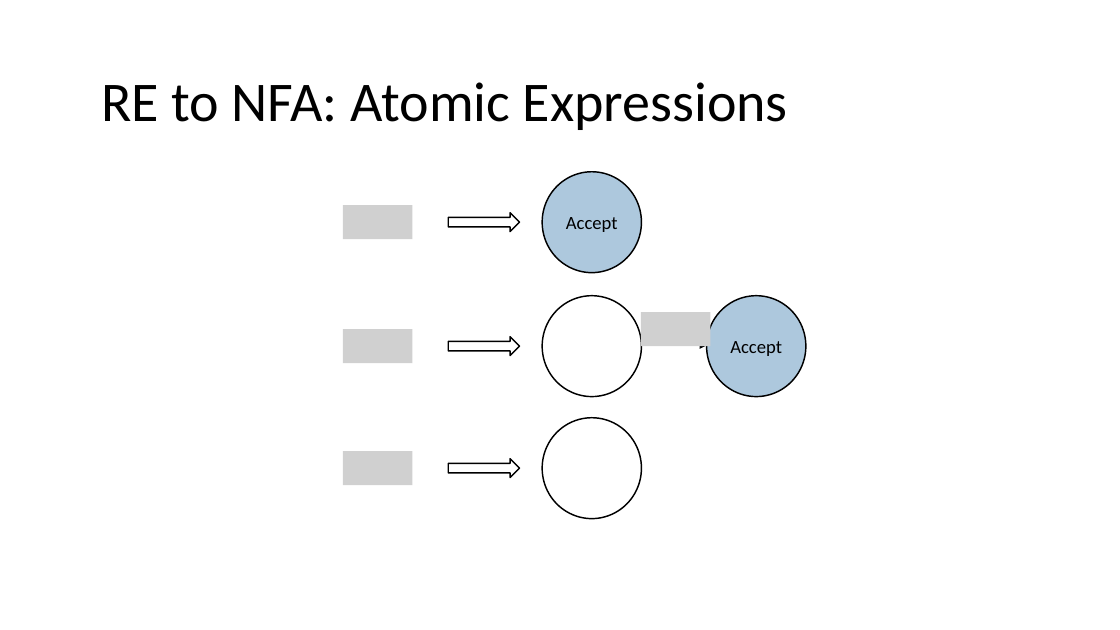
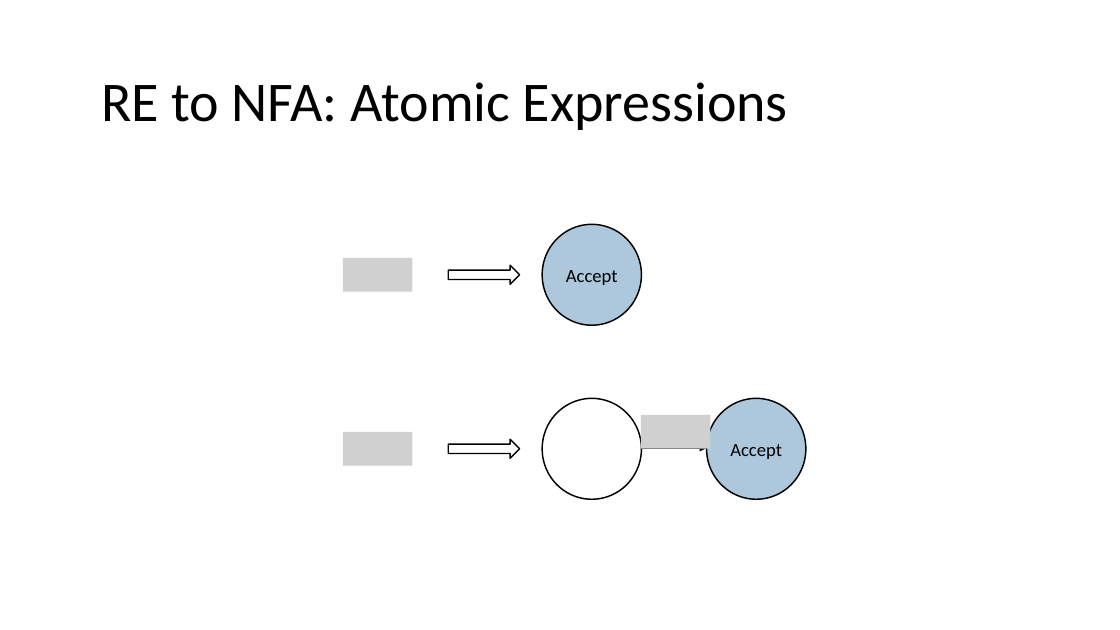
Before and after one commit to nivshani/compilation, a slide deck: slide 66 of slides/lexical_analysis.pptx. Drawn at 1120x630 pixels with LibreOffice and Linux fonts; fonts in the diff are those of the drawing; grey boxes stand for pictures. Boxes give left, top, right and bottom in pixels: in the first picture for what was removed or moved away, otherwise in the second. Text is boxed around its words. In the diff, an @@ line names an element or a change of style, - is before the commit and + after.

```diff
--- a/slides/lexical_analysis.pptx
+++ b/slides/lexical_analysis.pptx
@@ picture removed at [343, 205, 413, 239] @@
@@ ellipse "Accept": place and size @@
-ellipse "Accept" at [542, 171, 641, 272]
+ellipse "Accept" at [542, 224, 641, 325]
@@ picture added at [343, 258, 413, 292] @@
@@ right arrow: place and size @@
-right arrow at [449, 213, 520, 232]
+right arrow at [449, 266, 520, 285]
@@ picture removed at [343, 329, 413, 363] @@
@@ picture removed at [641, 313, 711, 346] @@
@@ ellipse removed at [542, 418, 641, 518] @@
@@ picture added at [641, 415, 711, 449] @@
@@ picture added at [343, 432, 413, 465] @@
@@ 2 ellipses, 1 right arrow: place and size @@
-2 ellipses, 1 right arrow at [449, 296, 806, 397]
+2 ellipses, 1 right arrow at [449, 398, 806, 499]
@@ arrow moved from (642, 345) - (707, 345) to (642, 448) - (707, 448) @@
@@ picture removed at [343, 451, 413, 485] @@
@@ right arrow removed at [449, 459, 520, 478] @@
```
Also in this commit, not shown: 2 other slides changed, 1 other file.
